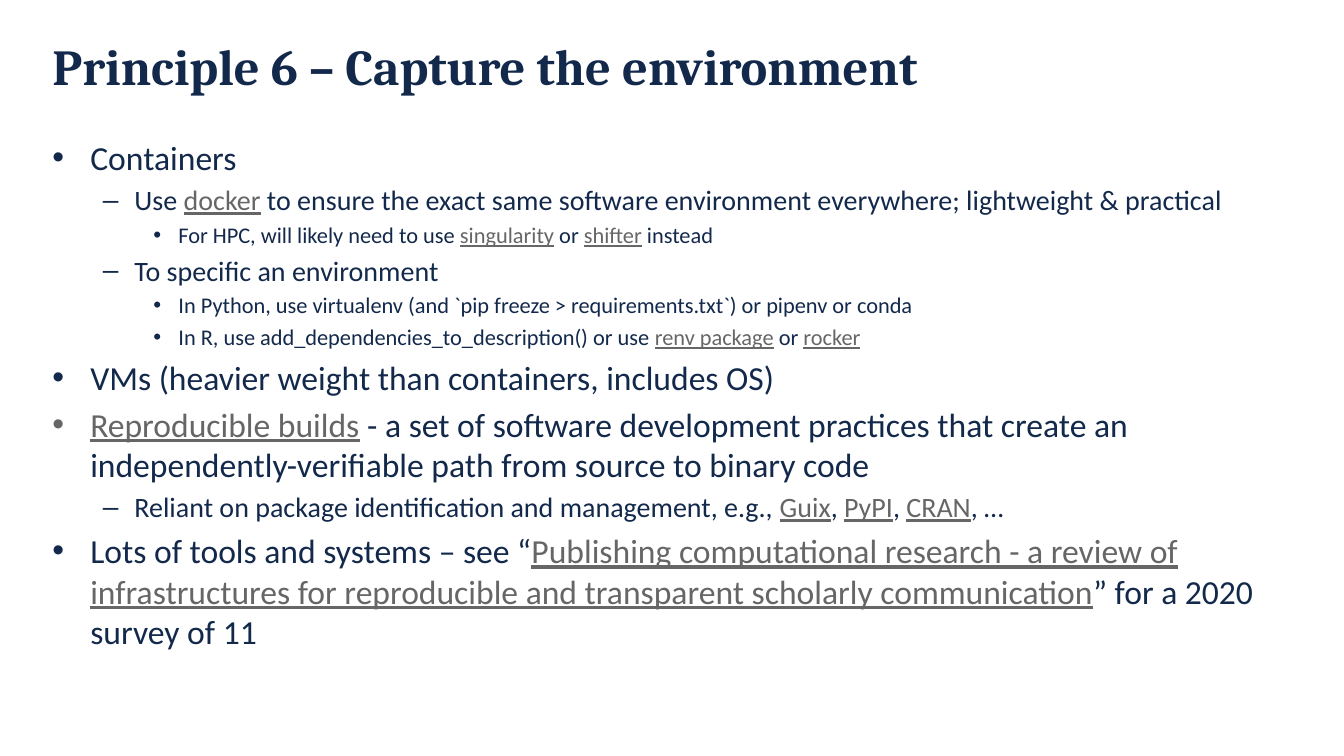
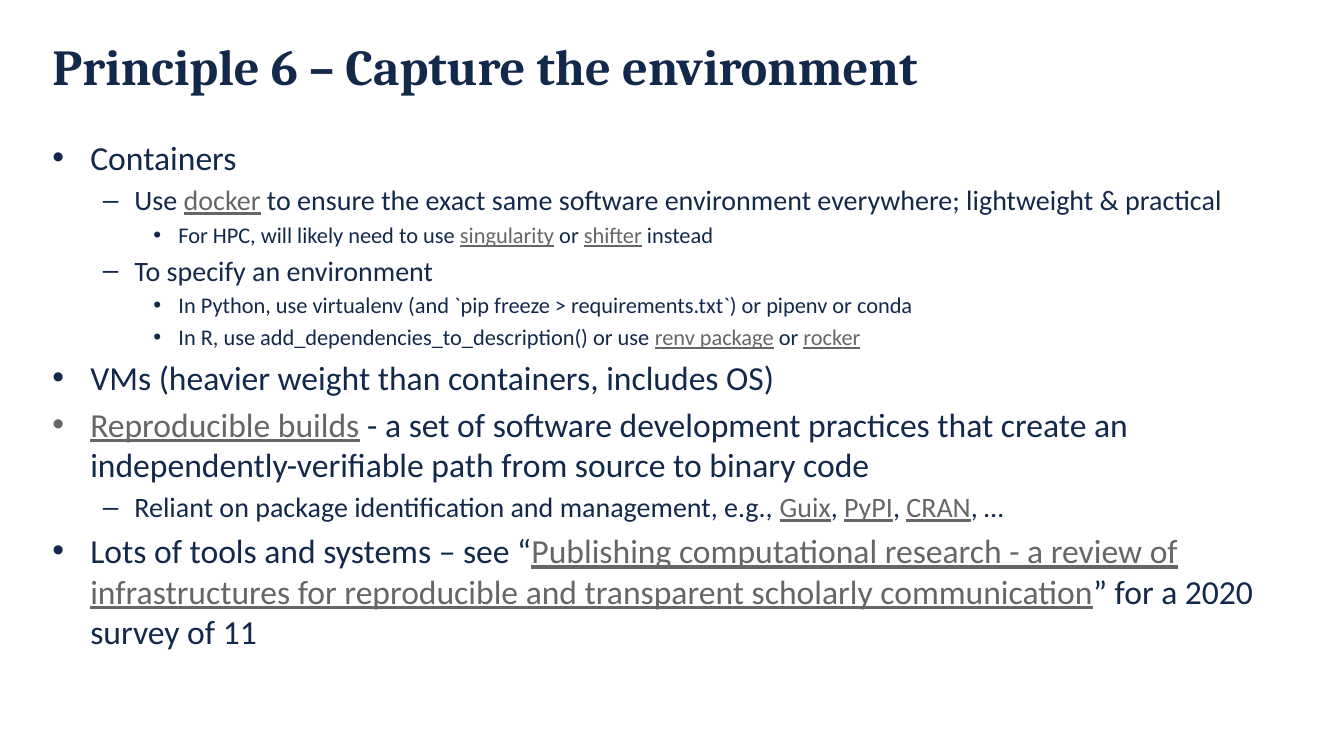
Before and after one commit to danielskatz/repro-fdtd1d, a slide deck: slide 23 of Computational_Reproducibility.pptx. Drawn at 1344x756 pixels with LibreOffice and Linux fonts; fonts in the diff are those of the drawing; background and template pictures are left out. Boxes give left, top, right and bottom in pixels: in the first picture for what was removed or moved away, otherwise in the second. Text is boxed around its words. In the diff, an @@ line names an element or a change of style, - is before the commit and + after.

```diff
--- a/Computational_Reproducibility.pptx
+++ b/Computational_Reproducibility.pptx
@@ text at bbox=[134, 261, 433, 286]: text changed @@
-  – To specific an environment
+  – To specify an environment
```
Also in this commit, not shown: 1 other slide changed, 1 other file.
